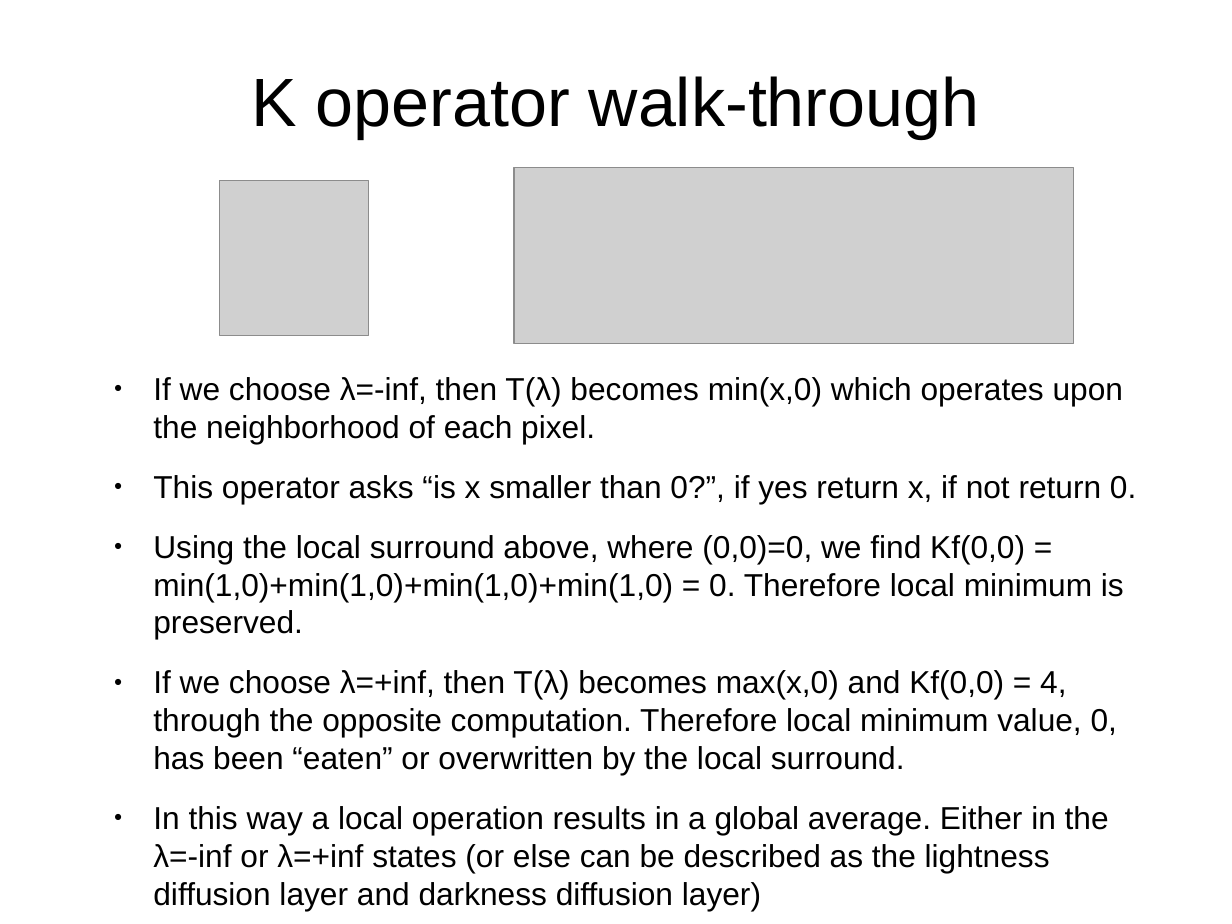
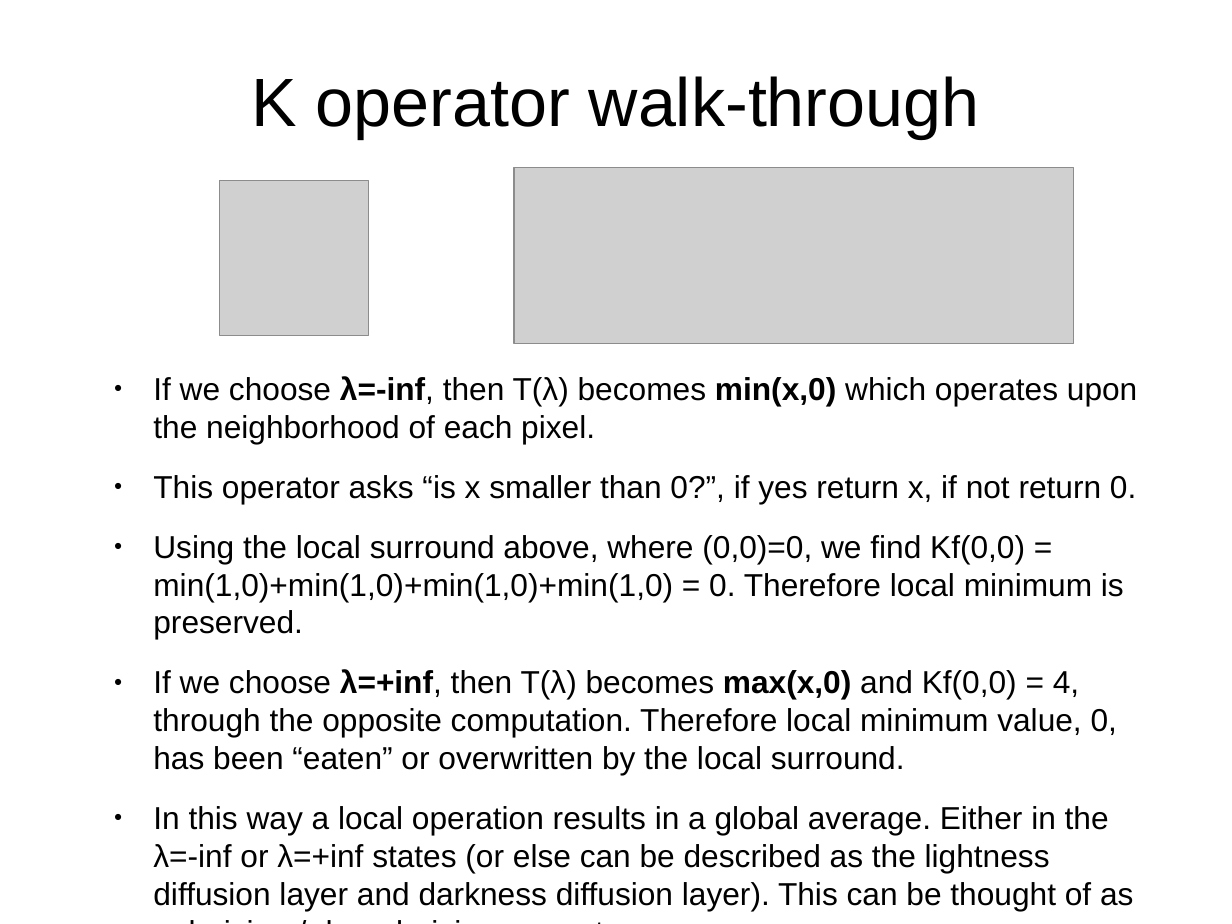
Before and after one commit to TUBvision/contAdapt_francis, a slide deck: slide 4 of Documents/Dynamic normalization model.odp. Drawn at 1232x924 pixels with LibreOffice and Linux fonts; fonts in the diff are those of the drawing; grey boxes stand for pictures. Boxes give left, top, right and bottom in pixels: in the first picture for what was removed or moved away, otherwise in the second. Text is boxed around its words. In the diff, an @@ line names an element or a change of style, - is before the commit and + after.

```diff
--- a/Documents/Dynamic normalization model.odp
+++ b/Documents/Dynamic normalization model.odp
@@ text at (153, 376, 1137, 775): bold on in "λ=-inf, min(x,0)", "λ=+inf, max(x,0)" @@
@@ text at (153, 806, 1133, 911): text changed @@
-● In this way a local operation results in a global average. Either in the λ=-inf or λ=+inf states (or else can be described as the lightness diffusion layer and darkness diffusion layer)
+● In this way a local operation results in a global average. Either in the λ=-inf or λ=+inf states (or else can be described as the lightness diffusion layer and darkness diffusion layer). This can be thought of as polarizing / de-polarizing currents.
```
Also in this commit, not shown: 7 other slides changed, 2 slides added, 55 other files.
